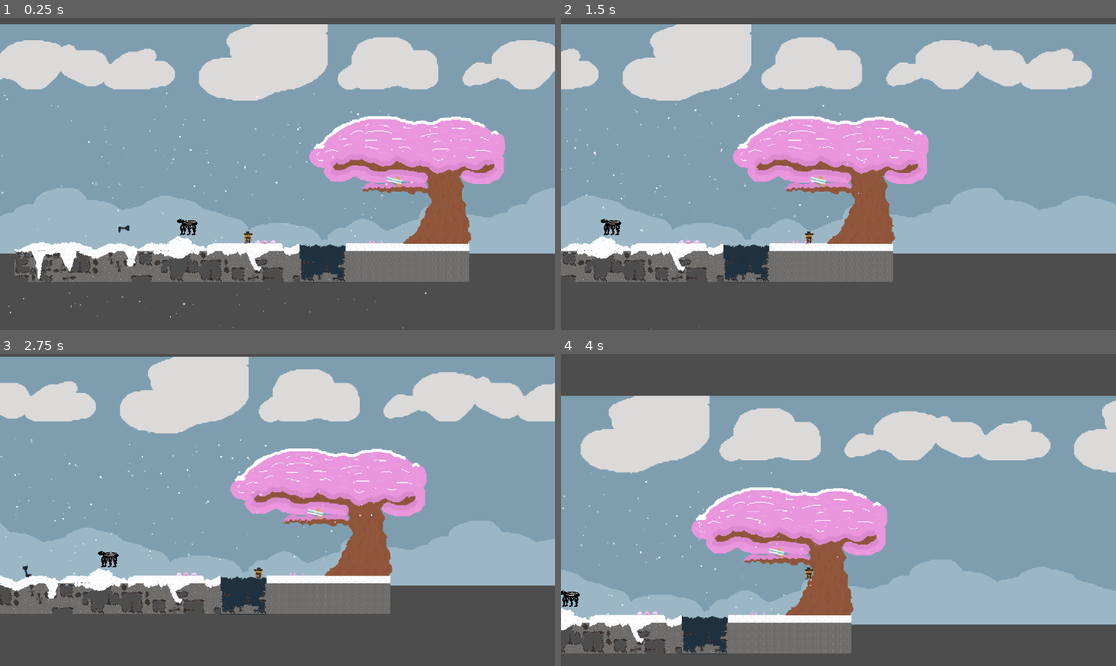
Above: before the commit, frames 1-4 (two rows, left to right).
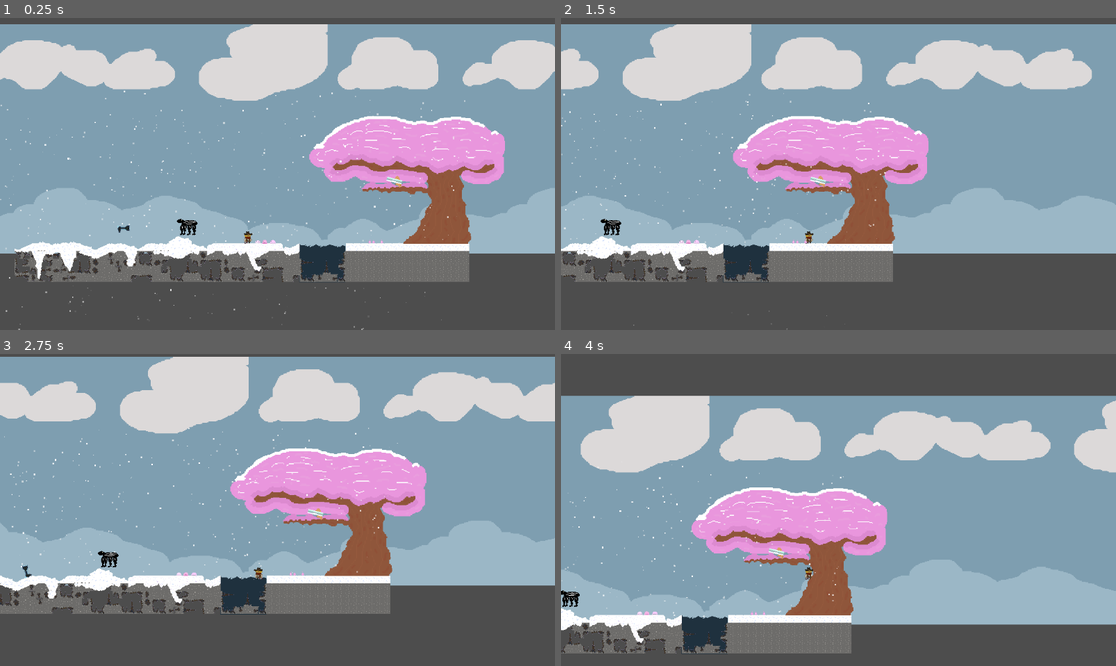
Above: after the commit, the same moments.

Repository: sDANTOSO/CozySnowCowboyGame
Game: Godot game, scene res://Scenes/the_snow.tscn
Same seed, same stepped clock (60 frames per second), same inputs: the game is played once before the commit and once after it.
Inputs:
- Up to frame 1 (0.25 s): no input
- Up to frame 2 (1.5 s): tap Enter (ui_accept) at 0.5, 0.77 s; hold D (right) from 0.53 s (still down); tap Alt at 0.6 s; tap Shift at 1.35 s
- Up to frame 3 (2.75 s): tap Enter (ui_accept) at 1.52 s; release D (right) at 2.03 s; hold A (left) from 2.03 s (still down); tap Alt at 2.1 s
- Up to frame 4 (4 s): release A (left) at 2.78 s; hold D (right) from 2.78 s (still down); tap Shift at 2.85 s; tap Enter (ui_accept) at 3.02, 3.77 s; tap Alt at 3.6 s

The runs differ from the first frame. In frame 1, 0.5% of the frame differs, in the area x 0-85%, y 23-100%; in frame 2, 0.3%; in frame 3, 0.4%; in frame 4, 0.3%.

Commit message:
Improved snow

Diff:
--- a/cozy-snow-cowboy/Scenes/the_snow.tscn
+++ b/cozy-snow-cowboy/Scenes/the_snow.tscn
@@ -216,7 +216,7 @@
 emission_shape = 3
 emission_box_extents = Vector3(500, 50, 1)
 gravity = Vector3(-25, 98, 0)
-scale_max = 3.5
+scale_max = 3.6
 color_initial_ramp = SubResource("GradientTexture1D_jckax")
 alpha_curve = SubResource("CurveTexture_jckax")
 turbulence_enabled = true
@@ -340,7 +340,7 @@
 
 [node name="SnowCreator" type="GPUParticles2D" parent="."]
 position = Vector2(-47, -221)
-amount = 300
+amount = 600
 lifetime = 10.15
 preprocess = 30.75
 process_material = SubResource("ParticleProcessMaterial_revar")
